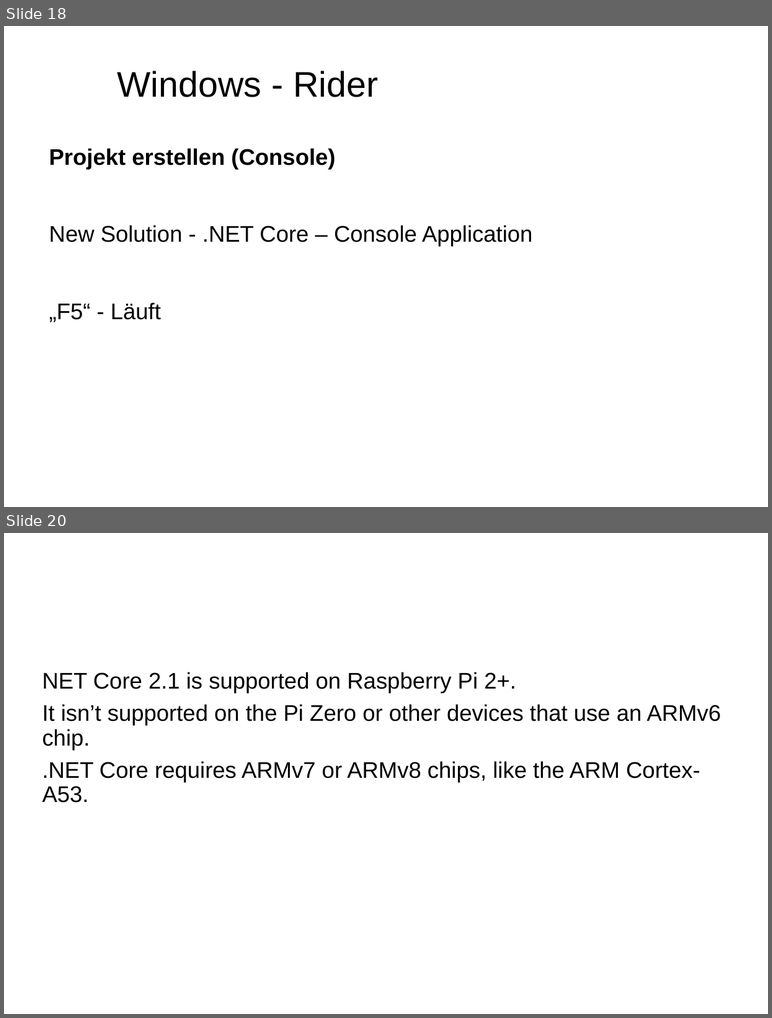
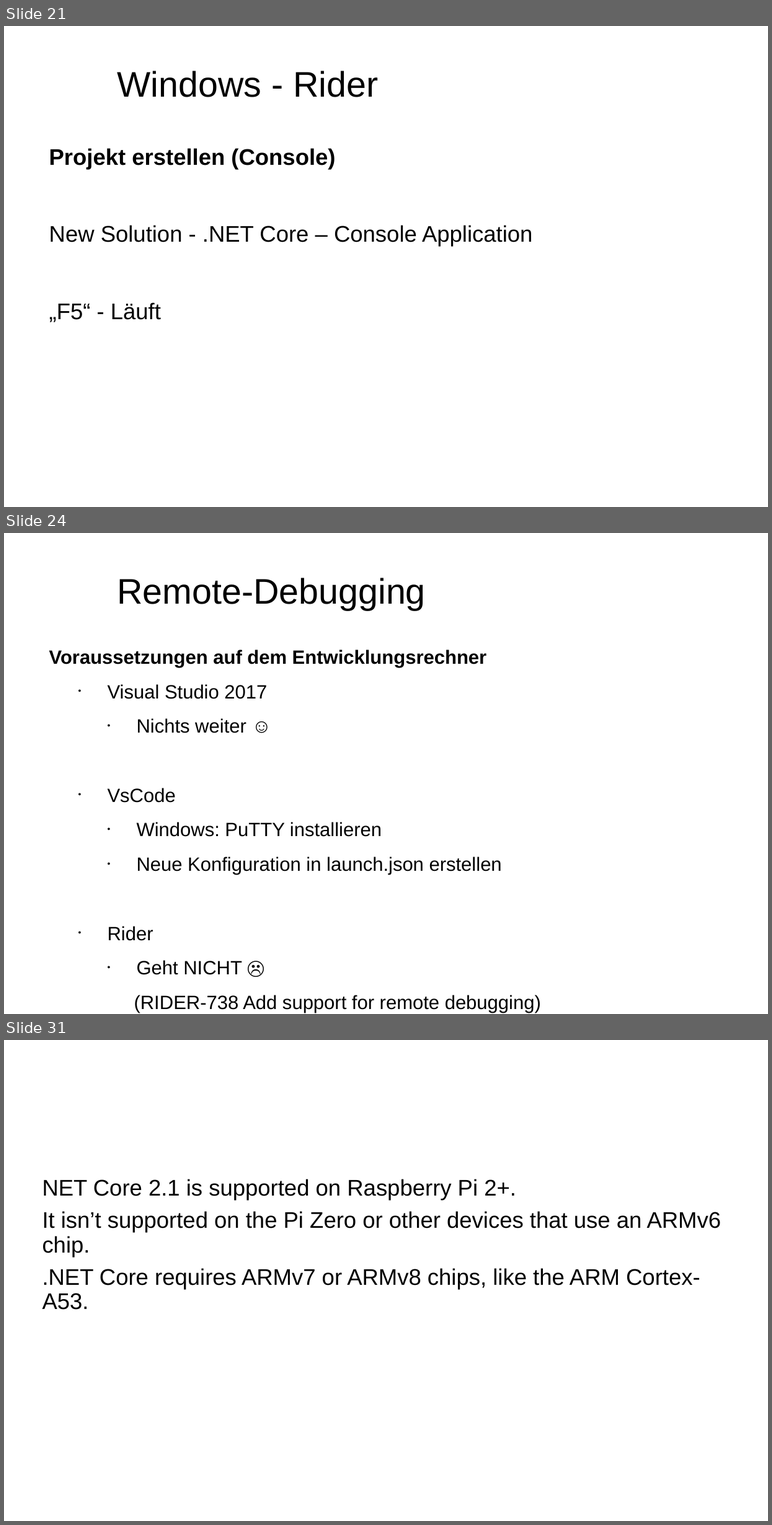
Before and after one commit to FrankPfattheicher/RaspiDotnet, a slide deck: Slides/RaspiDotnet.pptx. Shown one above the other, each under a label of ours: slides 18 and 20 before the commit, slides 21, 24 and 31 after it; the slides between them are not shown. The pictures are 772x1018 and 772x1525 pixels, drawn with LibreOffice and Linux fonts; fonts in the diff are those of the drawing; background and template pictures are left out. Boxes give left, top, right and bottom in pixels: in the first picture for what was removed or moved away, otherwise in the second. Text is boxed around its words. In the diff, an @@ line names an element or a change of style, - is before the commit and + after.

Commit message:
Remote debugging

```diff
--- a/Slides/RaspiDotnet.pptx
+++ b/Slides/RaspiDotnet.pptx
@@ slide 24 added at <box>4,533,768,1014</box>, background picture (left out) @@
@@ text added at <box>117,578,426,610</box>, 44 pt, text #000000 @@
+Remote-Debugging
@@ text added at <box>49,650,541,1013</box>, 23.8 pt, text #000000 @@
+Voraussetzungen auf dem Entwicklungsrechner
+  • Visual Studio 2017
+    • Nichts weiter ☺
+  • VsCode
+    • Windows: PuTTY installieren
+    • Neue Konfiguration in launch.json erstellen
+  • Rider
+    • Geht NICHT ☹
+    (RIDER-738 Add support for remote debugging)
@@ what was slide 18 is now slide 21 @@
@@ what was slide 20 is now slide 31 @@
```
Also in this commit, not shown: 2 slides changed, 9 other slides added, 6 other files.
